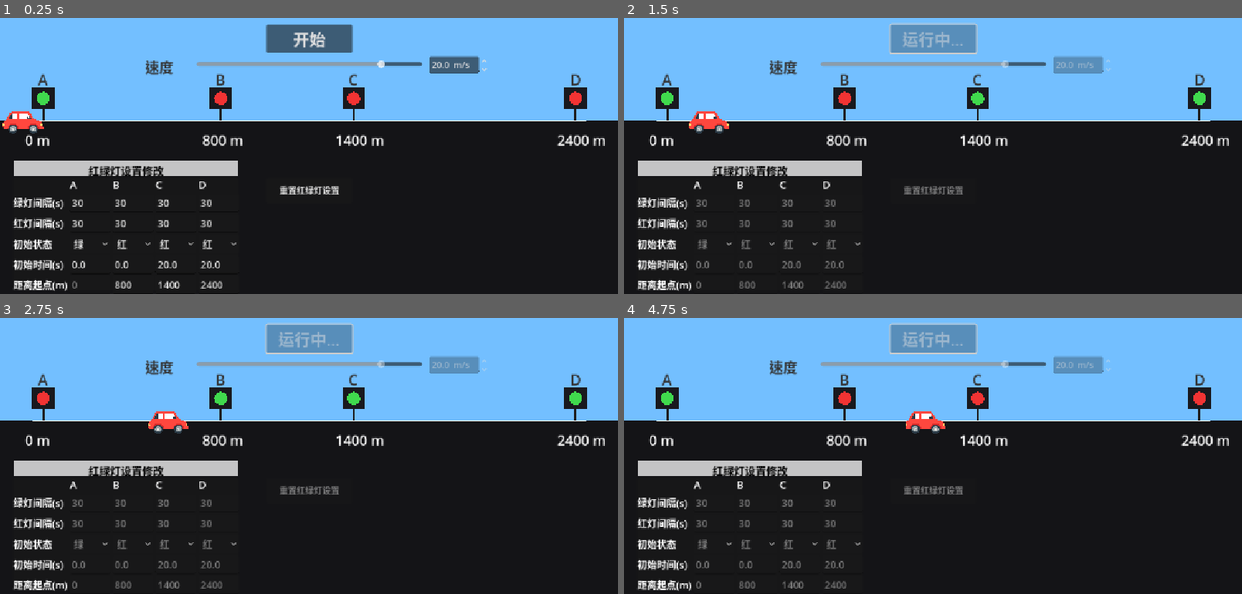
Above: before the commit, frames 1-4 (two rows, left to right).
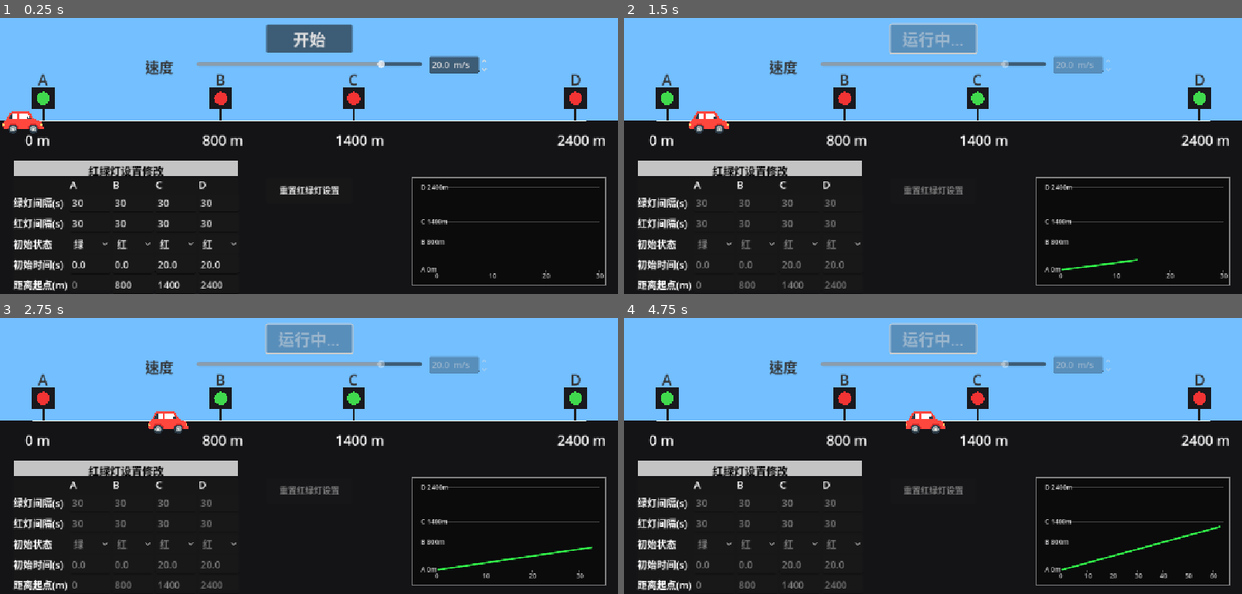
Above: after the commit, the same moments.

Repository: condor86/trafficsimulator
Game: Godot game, scene res://Main.tscn
The game is run twice, just before and just after one commit, with the same random seed, the same clock (stepped at 60 frames per second) and the same inputs.
Inputs:
- Up to frame 1 (0.25 s): no input
- Up to frame 2 (1.5 s): click "开始" at 0.5 s
- Up to frame 3 (2.75 s): no input
- Up to frame 4 (4.75 s): no input

The runs differ from the first frame. In frame 1, 0.8% of the frame differs, in the area x 66-99%, y 57-97%; in frame 2, 0.9%; in frame 3, 1.0%; in frame 4, 1.1%.

Commit message:
feat: 函数图像，无BUG

Diff:
--- a/scripts/traffic_root.gd
+++ b/scripts/traffic_root.gd
@@ -71,27 +71,28 @@
 	_sim.set_time_scale(clampf(default_time_scale, 1.0, 15.0))
 
 func _init_ui() -> void:
-	# 1) 显示 / 隐藏下面那张表
 	ui.set_show_light_panels(show_light_panels)
-
-	# 2) 把距离灌进去
 	ui.set_distances_from_root([
 		0.0,
 		dist_B_from_A_m,
 		dist_C_from_A_m,
 		dist_D_from_A_m
 	])
-
-	# 3) 灯配置
+	# 同步到图表
+	ui.set_plot_signals([
+		0.0,
+		dist_B_from_A_m,
+		dist_C_from_A_m,
+		dist_D_from_A_m
+	])
+
 	var lights = ui.read_all_lights()
 	_sim.apply_lights(lights)
 
-	# 4) 速度 → 不能再碰 ui.speed_slider / ui.speed_input 了
 	var def_spd := clampf(speed_default_mps, speed_min_mps, speed_max_mps)
 	ui.set_speed_mps(def_spd)
 	_sim.set_speed_mps(def_spd)
 
-	# 5) 信号
 	ui.start_pressed.connect(_on_ui_start_pressed)
 	ui.lights_changed.connect(_on_ui_lights_changed)
 	ui.speed_changed.connect(_on_ui_speed_changed)
@@ -135,13 +136,29 @@
 func _process(delta: float) -> void:
 	if _sim and _sim.running:
 		var r = _sim.step(delta)
+
+		# 计算当前车的“米数”
+		var car_m: float = 0.0
+		if _intersection_positions.size() > 0:
+			car_m = (_sim.car_x - _intersection_positions[0]) / _px_per_meter
+			if car_m < 0.0:
+				car_m = 0.0
+
+		# 推给图表
+		ui.push_plot_sample(_sim.t, car_m)
+
 		if r["finished"]:
 			_finish(true)
+
 	_sync_car_visual()
 	queue_redraw()
 
 func _on_ui_start_pressed() -> void:
 	_apply_ui_to_model()
+	# 图表清空并从 (0,0) 开始
+	ui.reset_plot()
+	ui.push_plot_sample(0.0, 0.0)
+
 	_sim.reset()
 	_sim.set_time_scale(clampf(default_time_scale, 1.0, 15.0))
 	_sim.start()
@@ -168,6 +185,13 @@
 
 	var lights = ui.read_all_lights()
 	_sim.apply_lights(lights)
+
+	ui.set_plot_signals([
+		0.0,
+		dist_B_from_A_m,
+		dist_C_from_A_m,
+		dist_D_from_A_m
+	])
 
 	var ui_speed: float = ui.get_speed_mps()
 	_sim.set_speed_mps(clampf(ui_speed, speed_min_mps, speed_max_mps))
--- a/scripts/traffic_ui.gd
+++ b/scripts/traffic_ui.gd
@@ -12,6 +12,7 @@
 
 var _topbar: TrafficUITopBar
 var _light_table: TrafficUILightTable
+var _plot: TrafficUIPlot     # 新增：右下角图表
 
 func _ready() -> void:
 	# 上面那排
@@ -23,11 +24,16 @@
 		emit_signal("speed_changed", v)
 	)
 
-	# 下面那张表
+	# 下方表格
 	_light_table = TrafficUILightTable.new(self)
 	_light_table.lights_changed.connect(func ():
 		emit_signal("lights_changed")
 	)
+
+	# 右下角曲线
+	_plot = TrafficUIPlot.new()
+	add_child(_plot)
+	_plot.z_index = 99   # 避免被别的 UI 挡住
 
 func layout_for_intersections(intersections: PackedFloat32Array, road_y: float, tick_size: float) -> void:
 	var start_x: float = 0.0
@@ -36,15 +42,19 @@
 		start_x = _topbar.get_start_button_x()
 	if _light_table:
 		_light_table.layout_for_intersections(road_y, tick_size, start_x)
+	if _plot:
+		_plot.layout_for_intersections(road_y, tick_size)
 
 func set_show_light_panels(_show: bool) -> void:
-	# 恢复成“永远显示”的行为
+	# 按你的要求：这块一直显示
 	if _light_table:
 		_light_table.set_show_light_panels(true)
 
 func set_distances_from_root(dists: Array) -> void:
 	if _light_table:
 		_light_table.set_distances_from_root(dists)
+	if _plot:
+		_plot.set_signal_distances(dists)
 
 func read_all_distances() -> Array:
 	if _light_table:
@@ -61,6 +71,7 @@
 		_topbar.set_running(is_running)
 	if _light_table:
 		_light_table.set_running(is_running)
+	# 图表不锁，保持显示
 
 func get_speed_mps() -> float:
 	if _topbar:
@@ -70,3 +81,16 @@
 func set_speed_mps(v: float) -> void:
 	if _topbar:
 		_topbar.set_speed_mps(v)
+
+# —— 给 root 用的图表接口 ——
+func reset_plot() -> void:
+	if _plot:
+		_plot.reset_plot()
+
+func push_plot_sample(t_sec: float, dist_m: float) -> void:
+	if _plot:
+		_plot.add_sample(t_sec, dist_m)
+
+func set_plot_signals(dists: Array) -> void:
+	if _plot:
+		_plot.set_signal_distances(dists)
--- /dev/null
+++ b/scripts/traffic_ui_plot.gd
@@ -0,0 +1,170 @@
+extends Control
+class_name TrafficUIPlot
+
+# 实时曲线：x = 时间(s)，y = 距离(m)
+
+var _samples: Array[Vector2] = []               # (t, d)
+var _signal_dists: PackedFloat32Array = PackedFloat32Array()
+
+var _min_x_step: float = 10.0                   # 横轴刻度
+var _max_time: float = 30.0                     # 当前坐标系的最大时间
+var _max_dist: float = 10.0                     # 当前坐标系的最大距离
+
+var _plot_size: Vector2 = Vector2(360, 200)
+var _margin_left: float = 48.0
+var _margin_right: float = 12.0
+var _margin_top: float = 18.0
+var _margin_bottom: float = 28.0
+
+# ✔ 新增：轴是否已锁定
+var _axes_locked: bool = false
+
+func _ready() -> void:
+	mouse_filter = Control.MOUSE_FILTER_IGNORE
+
+func layout_for_intersections(road_y: float, tick_size: float) -> void:
+	var sz: Vector2 = get_viewport().get_visible_rect().size
+	var x: float = sz.x - _plot_size.x - 24.0
+	var y: float = road_y + tick_size + 90.0
+	position = Vector2(x, y)
+	size = _plot_size
+	queue_redraw()
+
+# 仅清曲线，坐标系不一定清 → 方便和“锁轴”配合
+func reset_plot() -> void:
+	_samples.clear()
+	queue_redraw()
+
+# ✔ 新增：在开始那一刻由 root 调用，固定坐标系
+func lock_axes(max_time: float, max_dist: float, dists: Array) -> void:
+	_axes_locked = true
+	_max_time = max(max_time, 1.0)
+	_max_dist = max(max_dist, 1.0)
+
+	# 锁的时候也要把 A/B/C/D 同步进去，但不能再据此改 _max_dist
+	_signal_dists = PackedFloat32Array()
+	for v in dists:
+		_signal_dists.append(float(v))
+	queue_redraw()
+
+# 可选：root 不跑的时候想恢复成“自适应”
+func unlock_axes() -> void:
+	_axes_locked = false
+	queue_redraw()
+
+# UI 在未运行时改距离会走到这里
+func set_signal_distances(dists: Array) -> void:
+	if _axes_locked:
+		# 轴已锁，只换标签，不改范围
+		_signal_dists = PackedFloat32Array()
+		for v in dists:
+			_signal_dists.append(float(v))
+		queue_redraw()
+		return
+
+	# 未锁轴 → 自适应
+	_signal_dists = PackedFloat32Array()
+	var maxv: float = 0.0
+	for v in dists:
+		var fv: float = float(v)
+		_signal_dists.append(fv)
+		if fv > maxv:
+			maxv = fv
+	_max_dist = max(_max_dist, maxv + 10.0)
+	queue_redraw()
+
+func add_sample(t_sec: float, dist_m: float) -> void:
+	_samples.append(Vector2(t_sec, dist_m))
+
+	if not _axes_locked:
+		# 未锁 → 跟随数据放大
+		if t_sec > _max_time - 1.0:
+			_max_time = t_sec + 5.0
+		if dist_m > _max_dist - 1.0:
+			_max_dist = dist_m + 10.0
+
+	queue_redraw()
+
+func _draw() -> void:
+	var rect := Rect2(Vector2.ZERO, size)
+	# 背景
+	draw_rect(rect, Color(0, 0, 0, 0.45), true)
+	# 边框
+	draw_rect(rect, Color(1, 1, 1, 0.45), false, 1.0)
+
+	var plot_w: float = rect.size.x - _margin_left - _margin_right
+	var plot_h: float = rect.size.y - _margin_top - _margin_bottom
+	if plot_w <= 0.0 or plot_h <= 0.0:
+		return
+
+	var origin := Vector2(_margin_left, rect.size.y - _margin_bottom)
+
+	# 坐标轴
+	draw_line(origin, Vector2(origin.x + plot_w, origin.y), Color(1, 1, 1, 0.7), 1.0)
+	draw_line(origin, Vector2(origin.x, origin.y - plot_h), Color(1, 1, 1, 0.7), 1.0)
+
+	var font: Font = ThemeDB.fallback_font
+
+	# 横轴刻度：每 10s
+	var step_x: float = _min_x_step
+	var t0: float = 0.0
+	while t0 <= _max_time + 0.1:
+		var x_rel: float = (t0 / _max_time) * plot_w
+		var x_pos: float = origin.x + x_rel
+		draw_line(
+			Vector2(x_pos, origin.y),
+			Vector2(x_pos, origin.y + 4.0),
+			Color(1, 1, 1, 0.35),
+			1.0
+		)
+		draw_string(
+			font,
+			Vector2(x_pos - 6.0, origin.y + 16.0),
+			str(int(t0)),
+			HORIZONTAL_ALIGNMENT_LEFT,
+			-1.0,
+			12,
+			Color(1, 1, 1, 0.75)
+		)
+		t0 += step_x
+
+	# 纵轴刻度：A/B/C/D
+	for i in range(_signal_dists.size()):
+		var d: float = _signal_dists[i]
+		var y_rel: float = (d / _max_dist) if _max_dist > 1e-6 else 0.0
+		var y_pos: float = origin.y - y_rel * plot_h
+		draw_line(
+			Vector2(origin.x - 4.0, y_pos),
+			Vector2(origin.x + plot_w, y_pos),
+			Color(1, 1, 1, 0.25),
+			1.0
+		)
+		var label := "A"
+		if i == 1: label = "B"
+		elif i == 2: label = "C"
+		elif i == 3: label = "D"
+		draw_string(
+			font,
+			Vector2(origin.x - 32.0, y_pos + 4.0),
+			label + " " + str(int(d)) + "m",
+			HORIZONTAL_ALIGNMENT_LEFT,
+			-1.0,
+			12,
+			Color(1, 1, 1, 0.8)
+		)
+
+	# 曲线
+	if _samples.size() >= 2:
+		var pts: PackedVector2Array = PackedVector2Array()
+		for s: Vector2 in _samples:
+			var sx: float = s.x
+			var sy: float = s.y
+			var xx: float = origin.x + (sx / _max_time) * plot_w
+			var yy: float = origin.y - (sy / _max_dist) * plot_h
+			pts.append(Vector2(xx, yy))
+		draw_polyline(pts, Color(0.2, 1.0, 0.3, 0.95), 2.0, true)
+	elif _samples.size() == 1:
+		var s0: Vector2 = _samples[0]
+		var xx0: float = origin.x + (s0.x / _max_time) * plot_w
+		var yy0: float = origin.y - (s0.y / _max_dist) * plot_h
+		draw_circle(Vector2(xx0, yy0), 2.0, Color(0.2, 1.0, 0.3, 0.95))
--- a/scripts/traffic_ui_topbar.gd
+++ b/scripts/traffic_ui_topbar.gd
@@ -69,7 +69,7 @@
 	_speed_input.step = 0.5
 	_speed_input.suffix = " m/s"
 	_speed_input.add_theme_font_size_override("font_size", 22)
-	_speed_input.size = Vector2(110, 28)
+	_speed_input.size = Vector2(110, 28)   # 保证文字不被裁掉
 
 func _bind_signals() -> void:
 	if not _start_button.pressed.is_connected(_on_start_pressed):
@@ -120,7 +120,6 @@
 	_speed_slider.value = c
 	_speed_input.value = c
 
-# ✔ 给下面表格用的：拿到“开始”按钮的 X，用来对齐新按钮
 func get_start_button_x() -> float:
 	if _start_button:
 		return _start_button.position.x
Not shown, added: scripts/traffic_ui_plot.gd.uid
